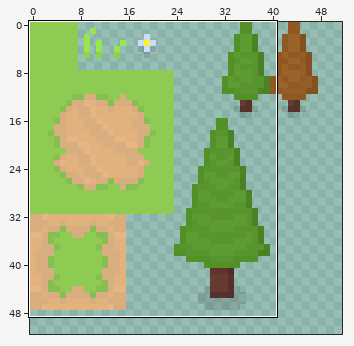
Two versions of one pixel-art file, Assets/Textures/Grasslands.aseprite. The picture above shows the old version from afar; the outline marks the close-up.
Close-up. Before the edit:
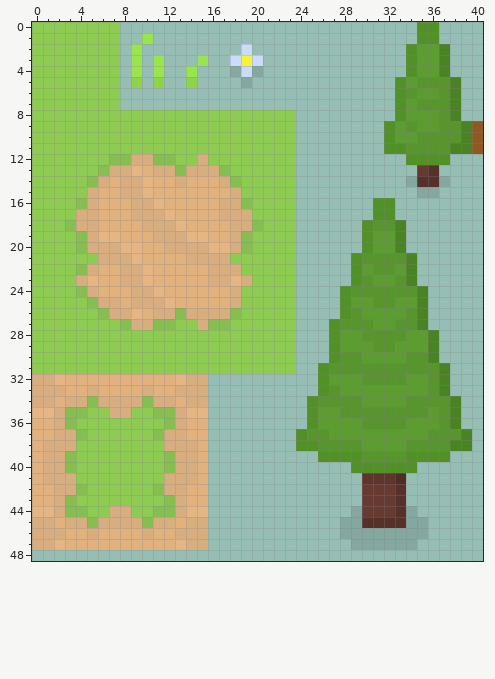
128x128 pixels, 1 frame. Pixels under 10% opacity are left out. Colours within 5 levels of each other are drawn and written as one. Shown: x 0..40, y 0..48. The wide view leaves out empty margins.
Once edited:
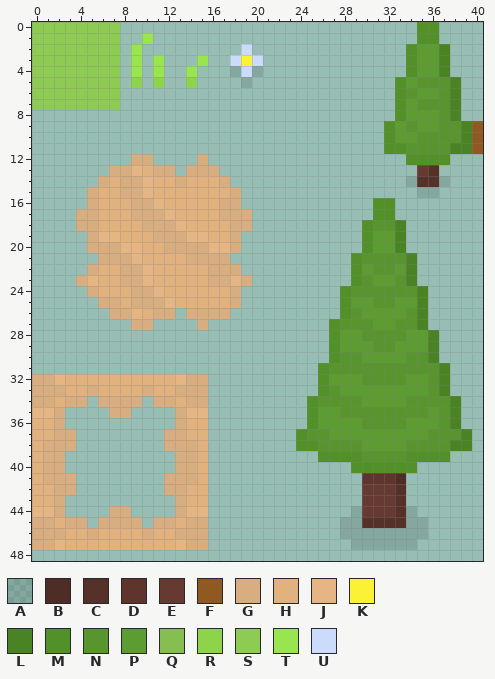
Palette (. is transparent): A #0000001e  B #4e2d27  C #56312a  D #5f342d  E #663931  F #915922  G #d8ae80  H #e2b27e  J #e5b684  K #fbf236  L #4a8323  M #529127  N #58952e  P #5c9c30  Q #87be51  R #8dd44a  S #8ecb53  T #99e550  U #cbdbfc
The edit:
The edit erases colour Q in row 12 at x 7 to 8 and 11 to 12; in row 13 at x 6, 13 and 17; in row 14 at x 5 and 18; in row 16 at x 4 and 19; in row 18 at x 3 and 20; in rows 19 to 20 at x 4 and 19.
The edit erases colour Q in row 22 at x 4; in row 24 at x 4; in row 25 at x 5; in row 26 at x 6, 13 and 18; in row 27 at x 8, 11 to 12 and 16 to 17; in row 34 at x 5 and 10.
The edit erases colour Q in row 35 at x 3 to 4 and 11 to 12; in row 36 at x 3 and 12; in row 37 at x 4 and 11; in rows 39 to 40 at x 3 and 12; in row 42 at x 4 and 11; in row 43 at x 3 and 12.
The edit erases colour Q in row 44 at x 3 to 4 and 11 to 12; in row 45 at x 5 and 10.
The edit erases colour S in rows 8 to 11 at x 0 to 23; in row 12 at x 0 to 6, 13 to 14 and 16 to 23; in row 13 at x 0 to 5 and 18 to 23; in rows 14 to 15 at x 0 to 4 and 19 to 23; in rows 16 to 17 at x 0 to 3 and 20 to 23; in row 18 at x 0 to 2 and 21 to 23.
The edit erases colour S in rows 19 to 20 at x 0 to 3 and 20 to 23; in row 21 at x 0 to 5 and 18 to 23; in row 22 at x 0 to 3 and 19 to 23; in row 23 at x 0 to 3 and 20 to 23; in row 24 at x 0 to 3 and 19 to 23; in row 25 at x 0 to 4 and 19 to 23.
The edit erases colour S in row 26 at x 0 to 5 and 19 to 23; in row 27 at x 0 to 7, 13 to 14 and 18 to 23; in rows 28 to 31 at x 0 to 23; in row 35 at x 5 to 6 and 9 to 10; in row 36 at x 4 to 11; in row 37 at x 5 to 10.
The edit erases colour S in rows 38 to 41 at x 4 to 11; in row 42 at x 5 to 10; in row 43 at x 4 to 11; in row 44 at x 5 to 6 and 9 to 10.
Where, in picture pixels (left, top, right, bottom), the same in both close-ups:
erased: (32, 110, 296, 528)
